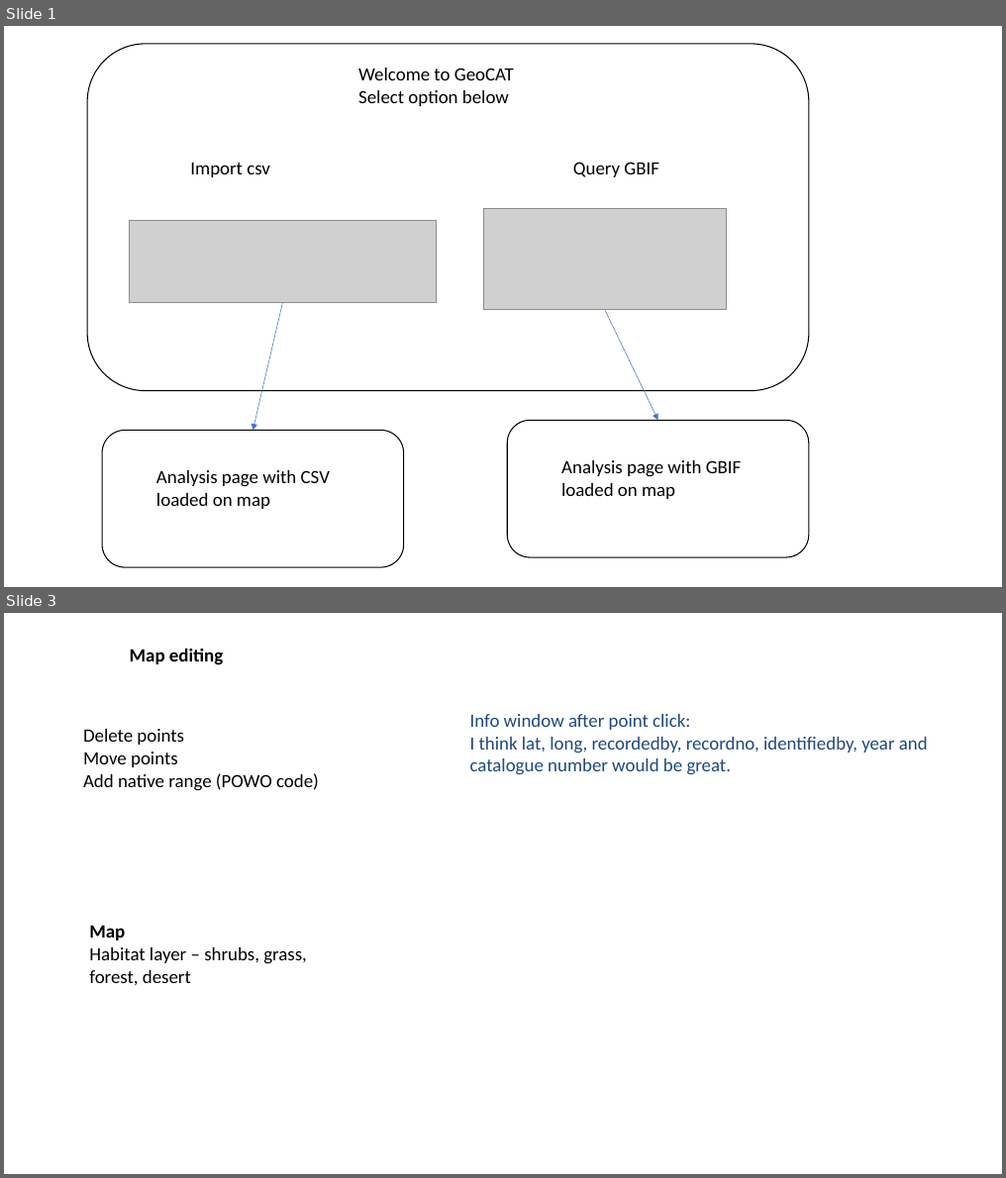
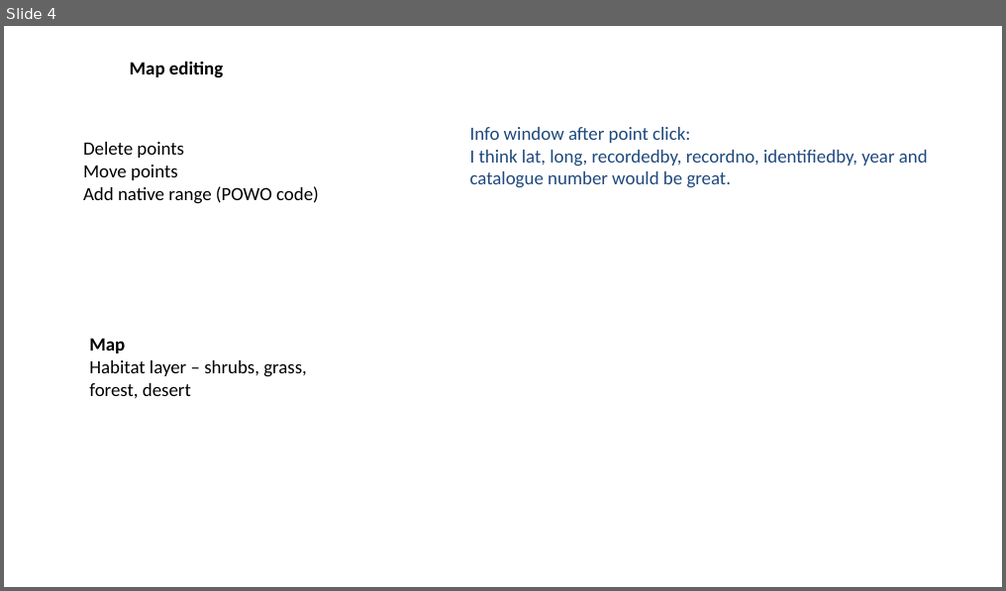
Before and after one commit to stevenpbachman/shinygeocat, a slide deck: docs/use_cases.pptx. Shown one above the other, each under a label of ours: slides 1 and 3 before the commit, slide 4 after it; the slides between them are not shown. The pictures are 1006x1178 and 1006x591 pixels, drawn with LibreOffice and Linux fonts; fonts in the diff are those of the drawing; grey boxes stand for pictures. Boxes give left, top, right and bottom in pixels: in the first picture for what was removed or moved away, otherwise in the second. Text is boxed around its words. In the diff, an @@ line names an element or a change of style, - is before the commit and + after.

```diff
--- a/docs/use_cases.pptx
+++ b/docs/use_cases.pptx
@@ slide 1 removed at (x1=4, y1=26, x2=1002, y2=587), background #FFFFFF @@
@@ rounded rectangle removed at (x1=87, y1=44, x2=809, y2=391) @@
@@ text removed at (x1=358, y1=68, x2=514, y2=106) @@
-Welcome to GeoCAT
-Select option below
@@ text removed at (x1=190, y1=163, x2=270, y2=177) @@
-Import csv
@@ text removed at (x1=573, y1=162, x2=659, y2=177) @@
-Query GBIF
@@ picture removed at (x1=129, y1=221, x2=436, y2=303) @@
@@ picture removed at (x1=484, y1=209, x2=727, y2=310) @@
@@ arrow removed from (282, 303) to (253, 430) @@
@@ arrow removed from (605, 310) to (658, 421) @@
@@ rounded rectangle removed at (x1=102, y1=430, x2=404, y2=568) @@
@@ rounded rectangle removed at (x1=507, y1=421, x2=809, y2=559) @@
@@ text removed at (x1=156, y1=471, x2=330, y2=509) @@
-Analysis page with CSV loaded on map
@@ text removed at (x1=561, y1=461, x2=742, y2=499) @@
-Analysis page with GBIF loaded on map
@@ what was slide 3 is now slide 4 @@
```
Also in this commit, not shown: 1 slide changed, 2 slides added, 3 other files.
